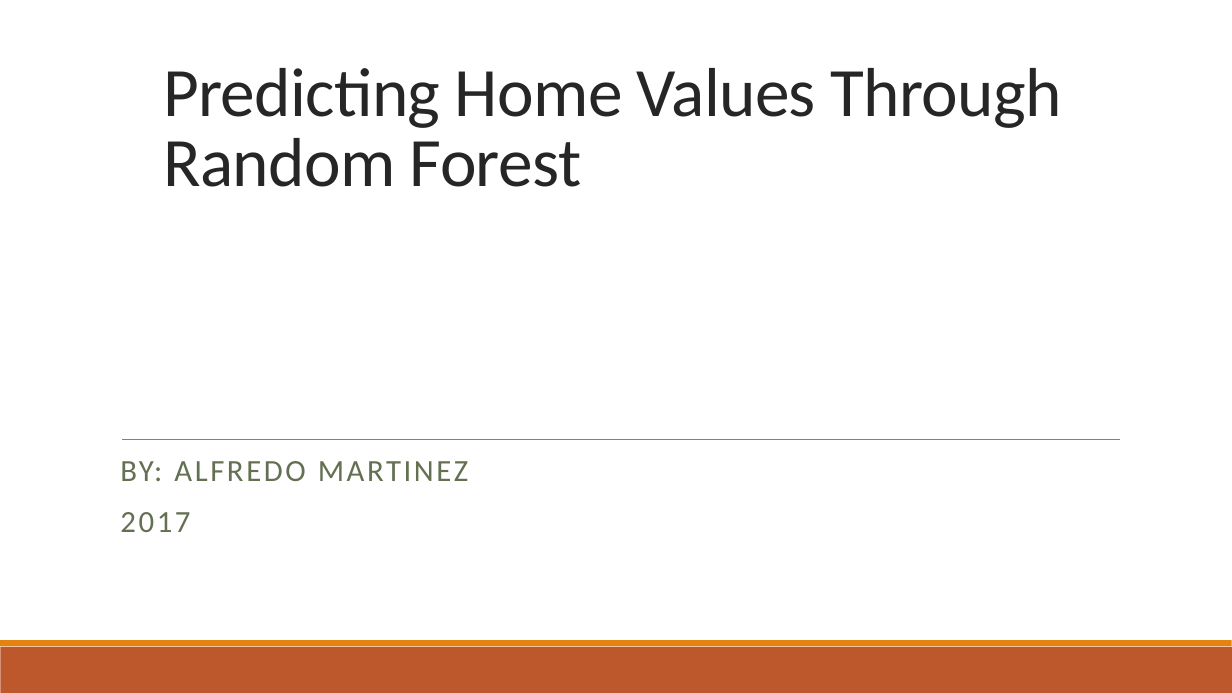
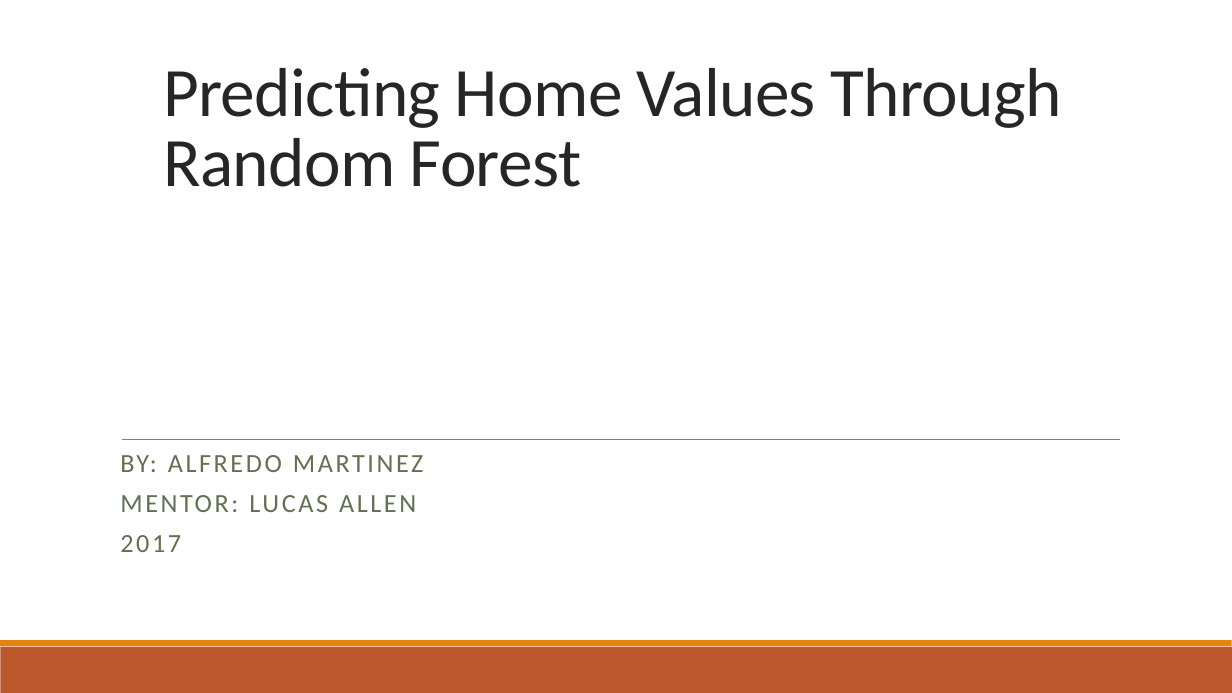
Before and after one commit to AlfredMtz/Springboard, a slide deck: slide 1 of Ames_project/Slide_deck.pptx. Drawn at 1232x693 pixels with LibreOffice and Linux fonts; fonts in the diff are those of the drawing. Boxes give left, top, right and bottom in pixels: in the first picture for what was removed or moved away, otherwise in the second. Text is boxed around its words. In the diff, an @@ line names an element or a change of style, - is before the commit and + after.

Commit message:
update intro

```diff
--- a/Ames_project/Slide_deck.pptx
+++ b/Ames_project/Slide_deck.pptx
@@ subtitle at [120, 455, 424, 552]: size 24 to 20.4 pt in "BY: ALFREDO MARTINEZ", "2017"; line spacing 0.9 to 0.7 @@
@@ subtitle at [120, 495, 416, 512]: paragraph added @@
+MENTOR: LUCAS ALLEN
```
